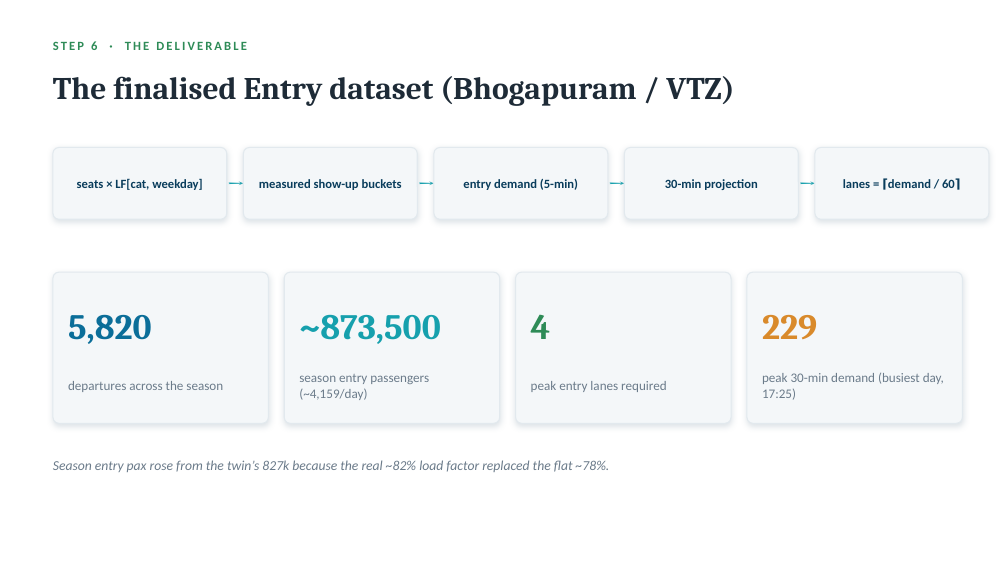
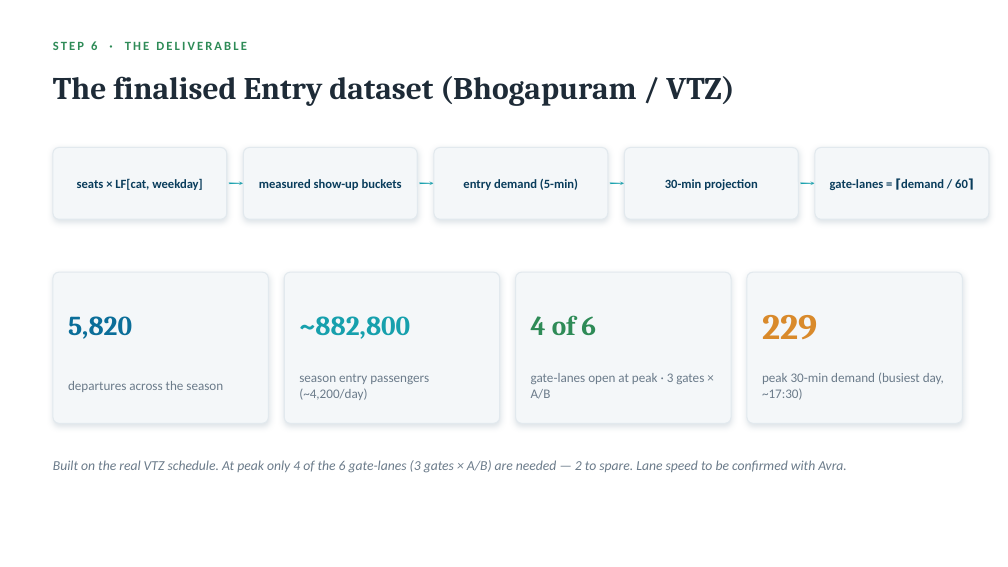
Before and after one commit to hrithika-M/aegis, a slide deck: slide 10 of POD2/POD2_Entry_Overview.pptx. Drawn at 1008x567 pixels with LibreOffice and Linux fonts; fonts in the diff are those of the drawing. Boxes give left, top, right and bottom in pixels: in the first picture for what was removed or moved away, otherwise in the second. Text is boxed around its words. In the diff, an @@ line names an element or a change of style, - is before the commit and + after.

```diff
--- a/POD2/POD2_Entry_Overview.pptx
+++ b/POD2/POD2_Entry_Overview.pptx
@@ text at [830, 179, 968, 190]: text changed @@
-lanes = ⌈demand / 60⌉
+gate-lanes = ⌈demand / 60⌉
@@ text "5,820" at [68, 316, 132, 339]: size 34 to 26 pt @@
@@ text at [299, 316, 410, 339]: text changed; size 34 to 26 pt @@
-~873,500
+~882,800
@@ text at [531, 315, 596, 335]: text changed; size 34 to 26 pt @@
-4
+4 of 6
@@ text at [299, 374, 429, 400]: text changed @@
-season entry passengers (~4,159/day)
+season entry passengers (~4,200/day)
@@ text at [531, 373, 704, 399]: text changed @@
-peak entry lanes required
+gate-lanes open at peak · 3 gates × A/B
@@ text at [762, 373, 944, 400]: text changed @@
-peak 30-min demand (busiest day, 17:25)
+peak 30-min demand (busiest day, ~17:30)
@@ text at [53, 460, 847, 473]: text changed @@
-Season entry pax rose from the twin’s 827k because the real ~82% load factor replaced the flat ~78%.
+Built on the real VTZ schedule. At peak only 4 of the 6 gate-lanes (3 gates × A/B) are needed — 2 to spare. Lane speed to be confirmed with Avra.
```
